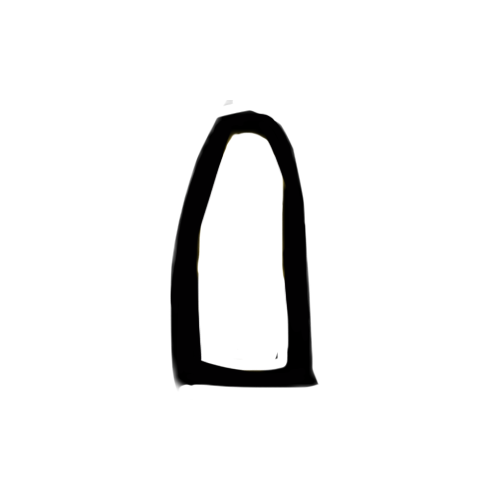
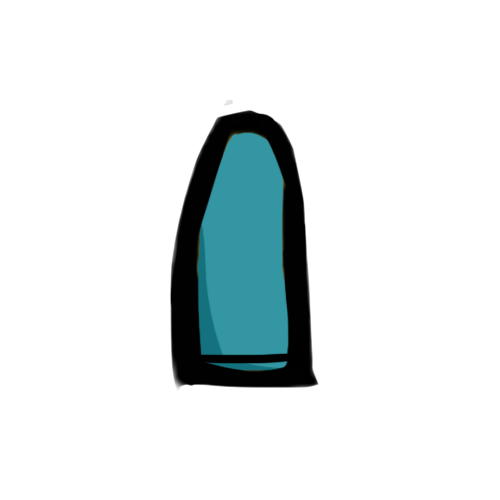
Before/after of a 500 × 500 layered artwork. What changed in the layer stack:
painted on "Layer 0" over (274, 352, 278, 360)
added layer "Layer 3" above "Layer 2" over (197, 131, 289, 372)
added layer "Layer 2" above "Layer 1" over (197, 131, 289, 372)
added layer "Layer 1" over (197, 131, 289, 372)
